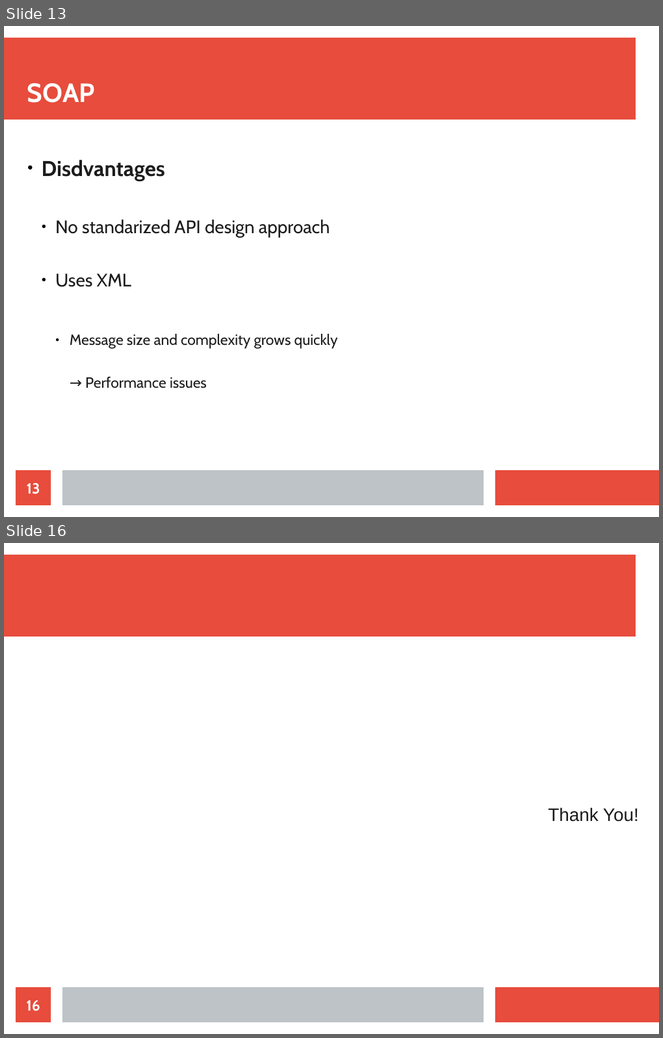
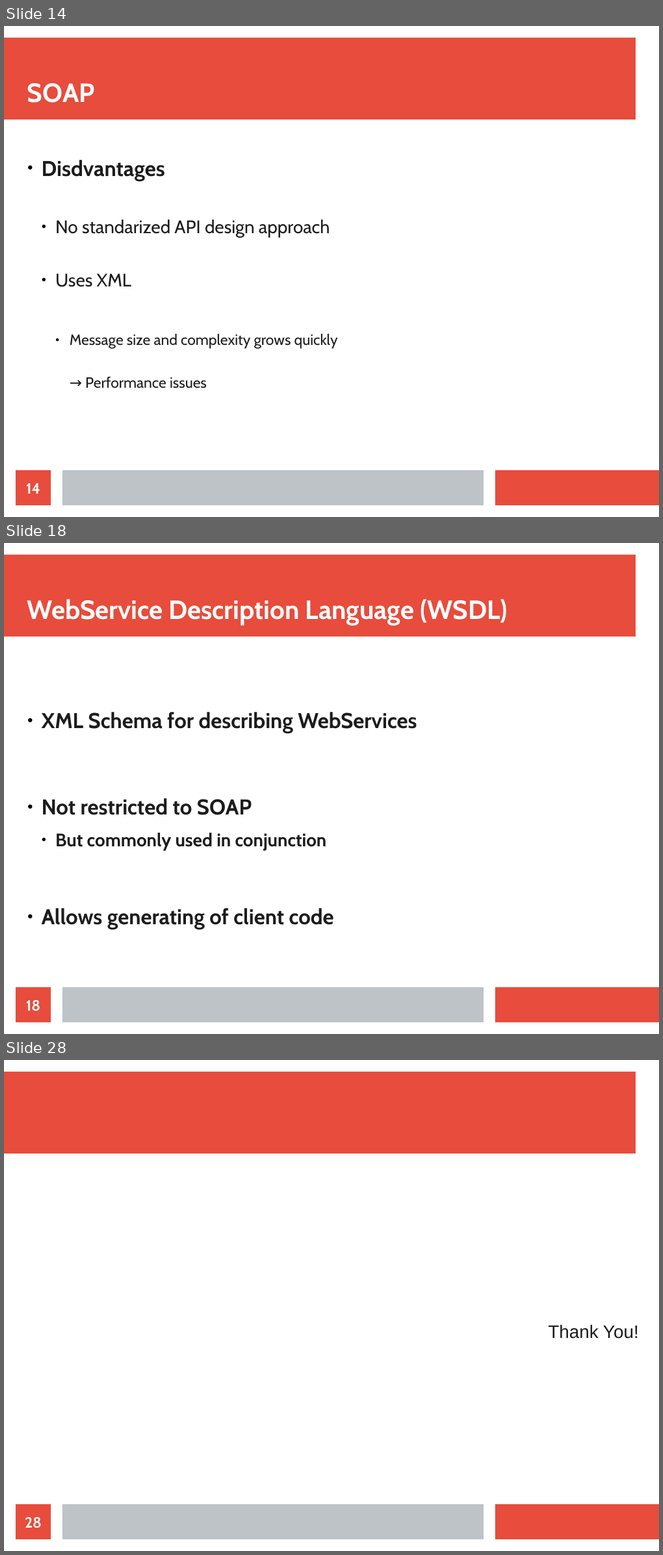
Before and after one commit to maxotta/pia-labs, a slide deck: lectures/ws_wsockets/ws_wsockets.odp. Shown one above the other, each under a label of ours: slides 13 and 16 before the commit, slides 14, 18 and 28 after it; the slides between them are not shown. The pictures are 663x1038 and 663x1555 pixels, drawn with LibreOffice and Linux fonts; fonts in the diff are those of the drawing. Boxes give left, top, right and bottom in pixels: in the first picture for what was removed or moved away, otherwise in the second. Text is boxed around its words. In the diff, an @@ line names an element or a change of style, - is before the commit and + after.

Commit message:
[lec-wss] Almost finished SOAP

```diff
--- a/lectures/ws_wsockets/ws_wsockets.odp
+++ b/lectures/ws_wsockets/ws_wsockets.odp
@@ slide 18 added at [4,543,659,1034], background #FFFFFF; not listed: 3 template elements that a slide beside it also shows @@
@@ title added at [27,599,508,626], 32 pt, text #FFFFFF, bold @@
+WebService Description Language (WSDL)
@@ text added at [42,712,417,930], 26 pt, text #1C1C1C, bold @@
+● XML Schema for describing WebServices
+● Not restricted to SOAP
+  ● But commonly used in conjunction
+● Allows generating of client code
@@ page number added at [16,988,51,1023], fill #E74C3C, 18 pt, text #FFFFFF, bold @@
+18
@@ what was slide 13 is now slide 14 @@
@@ page number at [26,484,40,494]: text changed @@
-13
+14
@@ what was slide 16 is now slide 28 @@
@@ page number at [25,1517,42,1529]: text changed @@
-16
+28
```
Also in this commit, not shown: 5 slides changed, 11 other slides added.
